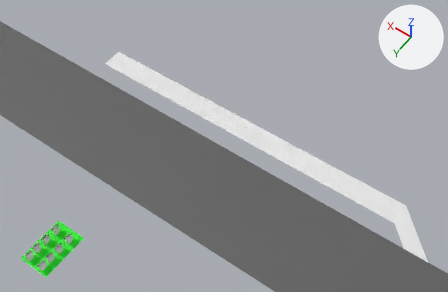
A saved change to the Blender file msf sdk/lyddaero/Runway  and a.blend.
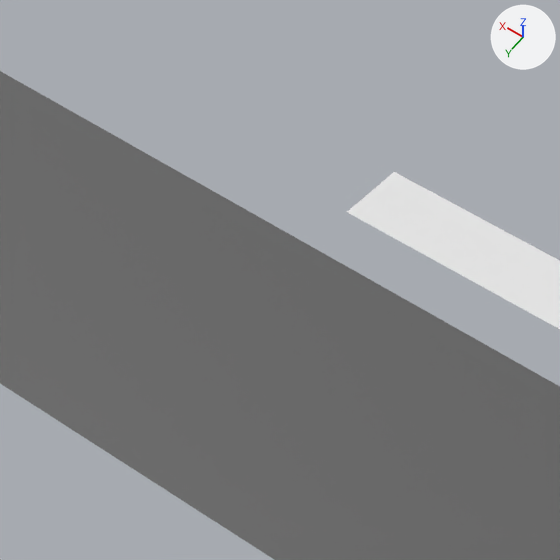
The first picture shows the older version from a 50 mm lens placed at (-697.0, 777.0, 1463.0), pointed at (-69.0, -102.0, 82.0). The close-ups show both versions on the part from 0% to 38% of the width and 0% to 58% of the height of that picture. The lights are fixed; the arrows at upper right show +X, +Y and +Z.

Objects in the first close-up: 'Twy A', 'rwy12/03'.
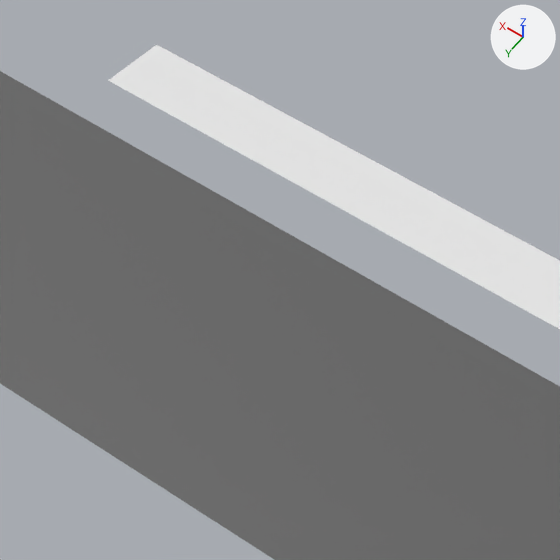
Pixel boxes [x1, y1, x2, y2] of what changed, in the close-ups (560 x 560 px):
'Twy A', rescaled: before [347, 172, 560, 329]; after [108, 45, 560, 329]

Diff of the bpy script that builds the scene:
```diff
--- a/msf sdk/lyddaero/Runway  and a.blend.py
+++ b/msf sdk/lyddaero/Runway  and a.blend.py
@@ ob_twy_a @@
 ob_twy_a.location = (-556.1, -240.3, 2.1)
-ob_twy_a.scale = (55.7, 35.7, 0.69)
+ob_twy_a.scale = (73.5, 35.7, 0.69)
 _m = ob_twy_a.modifiers.new('Array', 'ARRAY')
```
